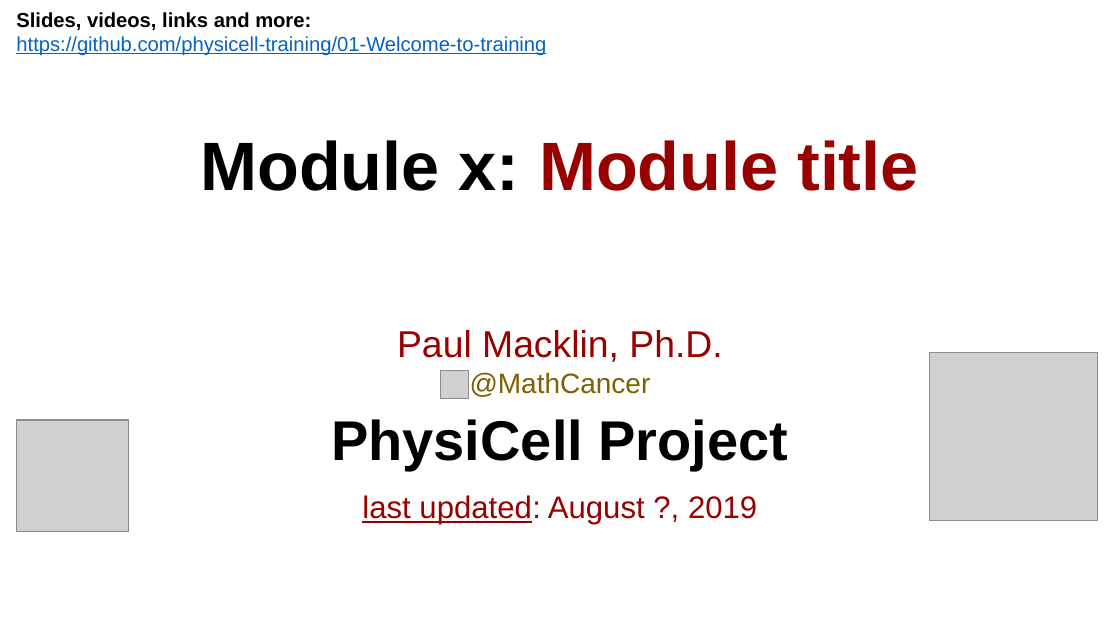
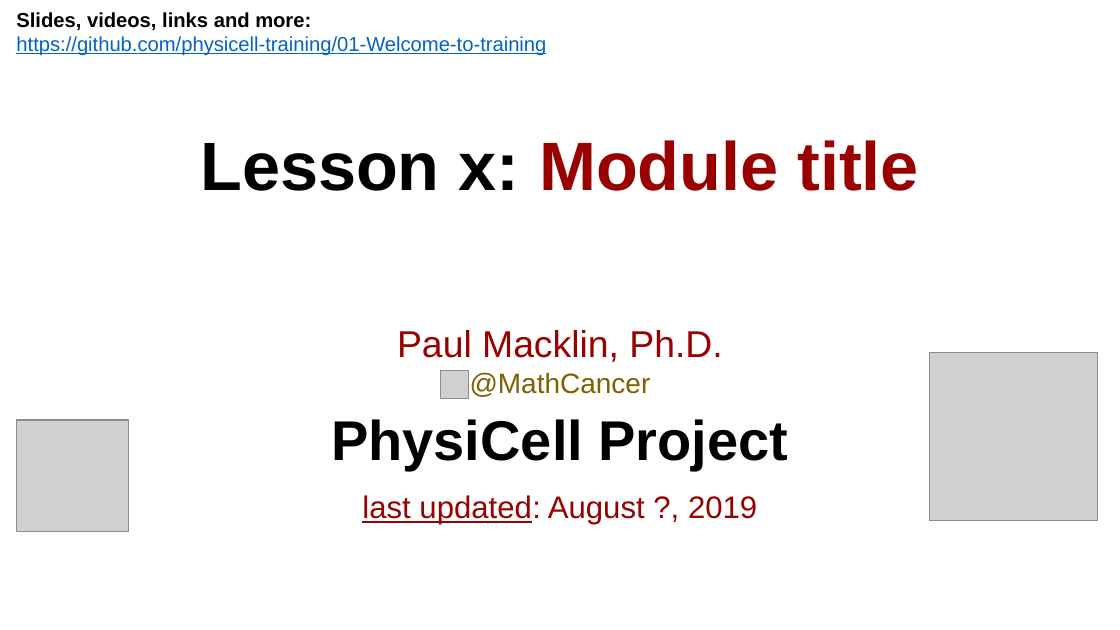
Before and after one commit to physicell-training/Presentation-Template, a slide deck: slide 1 of pptx_source/PhysiCell-Template (v4).pptx. Drawn at 1120x630 pixels with LibreOffice and Linux fonts; fonts in the diff are those of the drawing; grey boxes stand for pictures; background and template pictures are left out. Boxes give left, top, right and bottom in pixels: in the first picture for what was removed or moved away, otherwise in the second. Text is boxed around its words. In the diff, an @@ line names an element or a change of style, - is before the commit and + after.

Commit message:
modules -> lessons

```diff
--- a/pptx_source/PhysiCell-Template (v4).pptx
+++ b/pptx_source/PhysiCell-Template (v4).pptx
@@ title at (x1=200, y1=140, x2=919, y2=191): text changed @@
-Module x: Module title
+Lesson x: Module title
```
Also in this commit, not shown: 1 other file.
